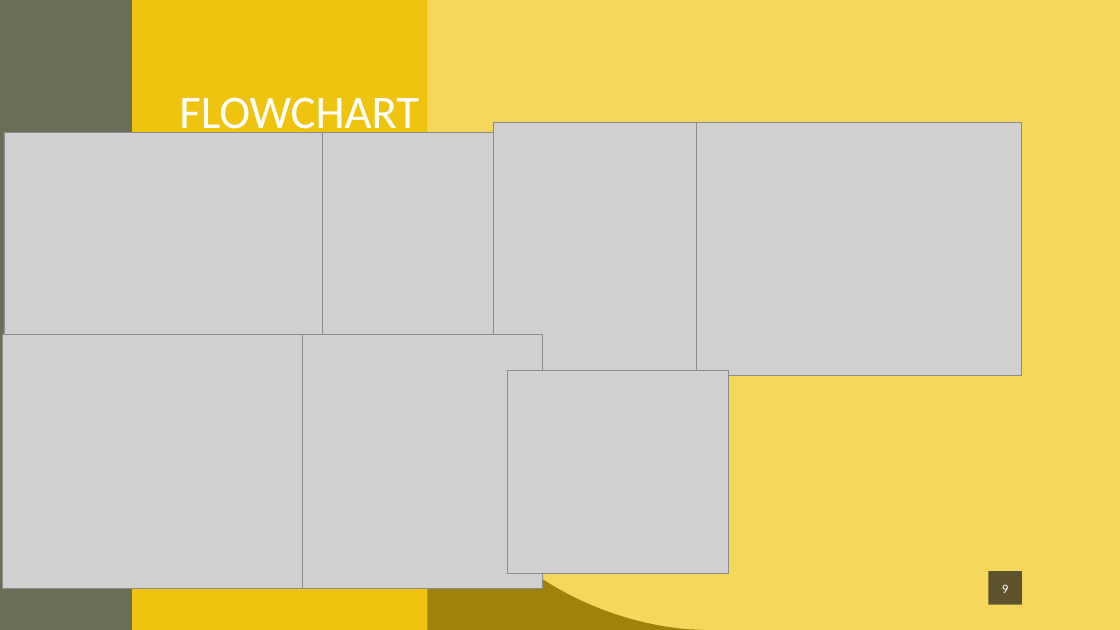
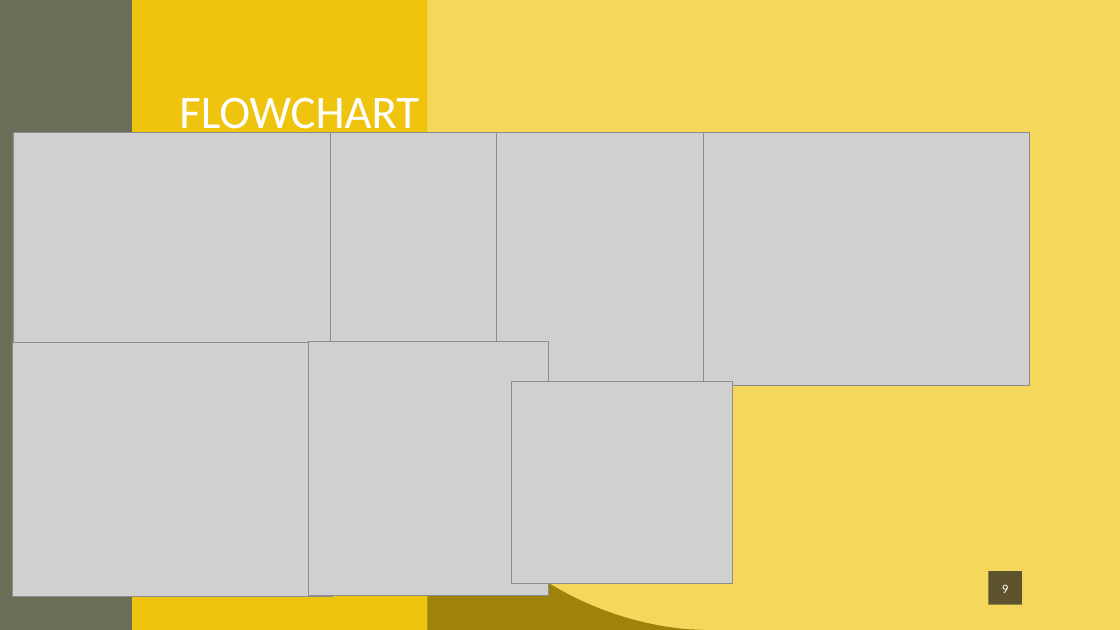
Before and after one commit to ShaineR19/CSC-221, a slide deck: slide 9 of FTEGroupPPT (1).pptx. Drawn at 1120x630 pixels with LibreOffice and Linux fonts; fonts in the diff are those of the drawing; grey boxes stand for pictures. Boxes give left, top, right and bottom in pixels: in the first picture for what was removed or moved away, otherwise in the second. Text is boxed around its words. In the diff, an @@ line names an element or a change of style, - is before the commit and + after.

Commit message:
Add files via upload
use this one

```diff
--- a/FTEGroupPPT (1).pptx
+++ b/FTEGroupPPT (1).pptx
@@ picture: place and size @@
-picture at (4,133,326,348)
+picture at (13,133,334,348)
@@ picture: place and size @@
-picture at (323,133,576,375)
+picture at (330,133,583,375)
@@ 4 pictures: place and size @@
-4 pictures at (302,122,1023,588)
+4 pictures at (308,133,1030,596)
@@ picture: place and size @@
-picture at (3,334,323,588)
+picture at (13,343,333,597)
```
